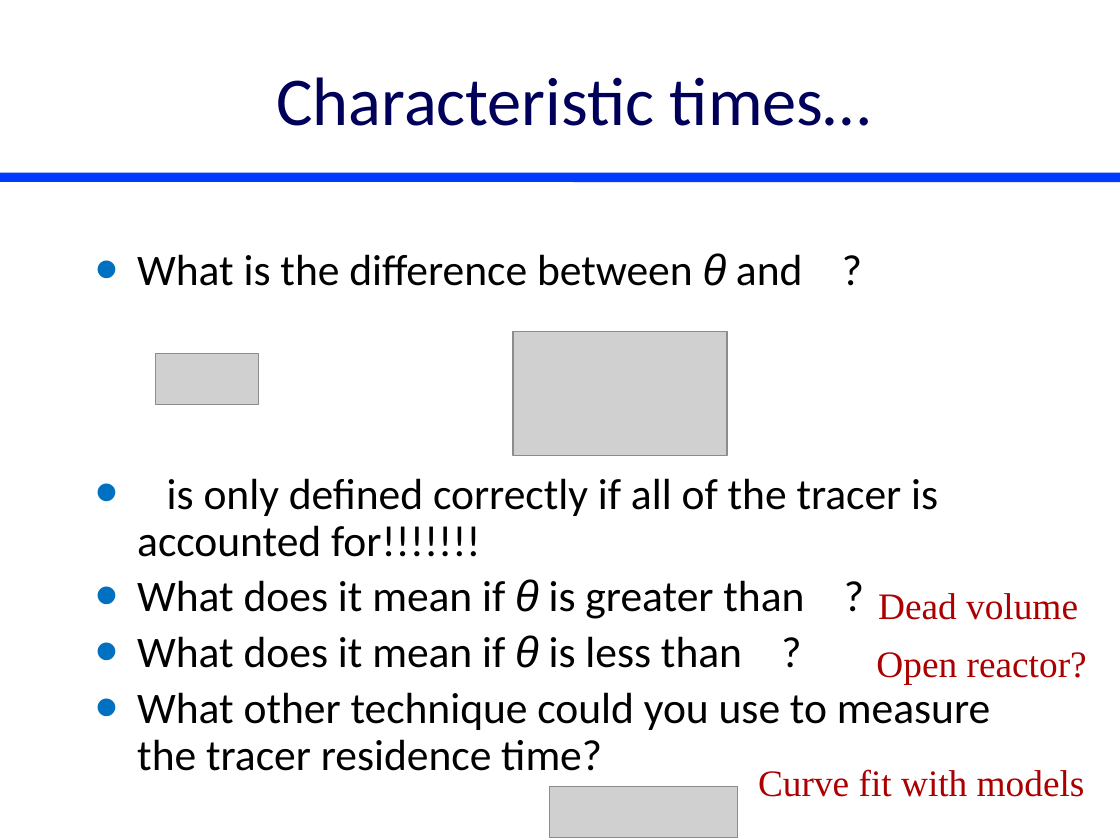
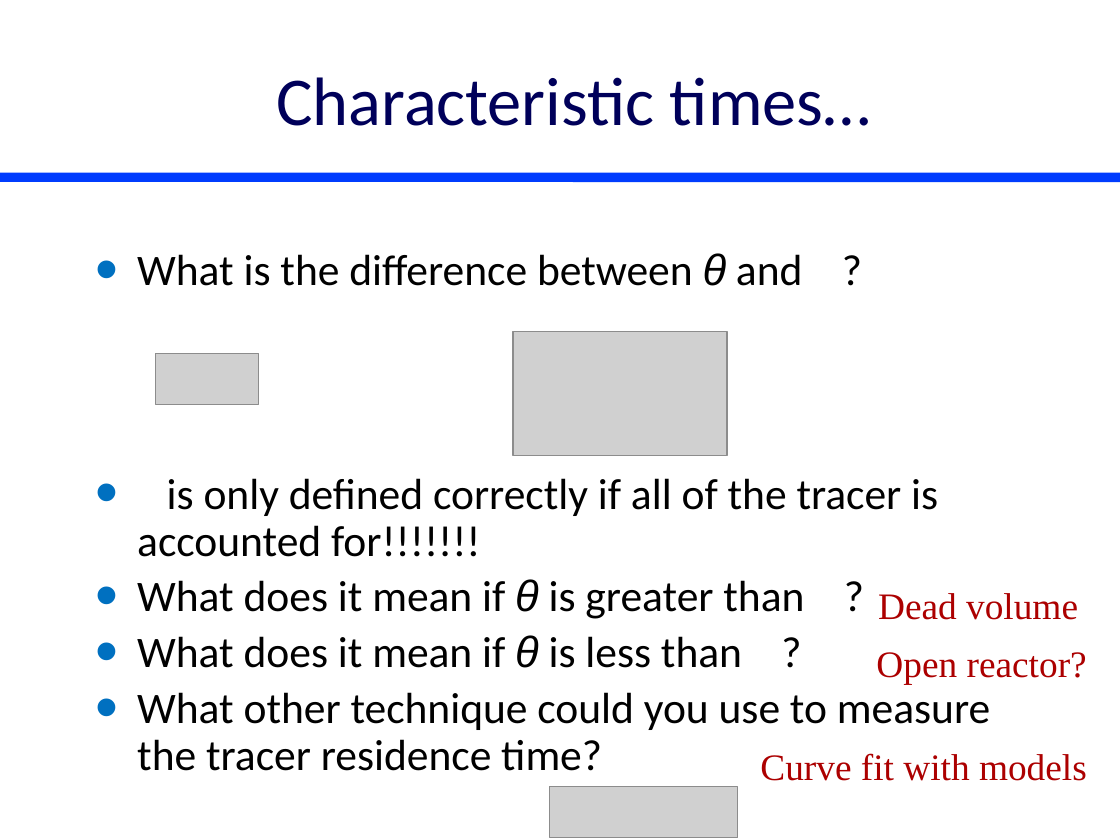
Before and after one commit to monroews/CEE4530, a slide deck: slide 35 of website/pptx/Reactors.pptx (slide 36 before the commit). Drawn at 1120x840 pixels with LibreOffice and Linux fonts; fonts in the diff are those of the drawing; grey boxes stand for pictures; background and template pictures are left out. Boxes give left, top, right and bottom in pixels: in the first picture for what was removed or moved away, otherwise in the second. Text is boxed around its words. In the diff, an @@ line names an element or a change of style, - is before the commit and + after.

```diff
--- a/website/pptx/Reactors.pptx
+++ b/website/pptx/Reactors.pptx
@@ text "Curve fit with models": place and size @@
-text "Curve fit with models" at box(758, 769, 1085, 797)
+text "Curve fit with models" at box(760, 753, 1087, 781)
```
Also in this commit, not shown: 10 other slides changed, 1 slide removed, 1 other file.
